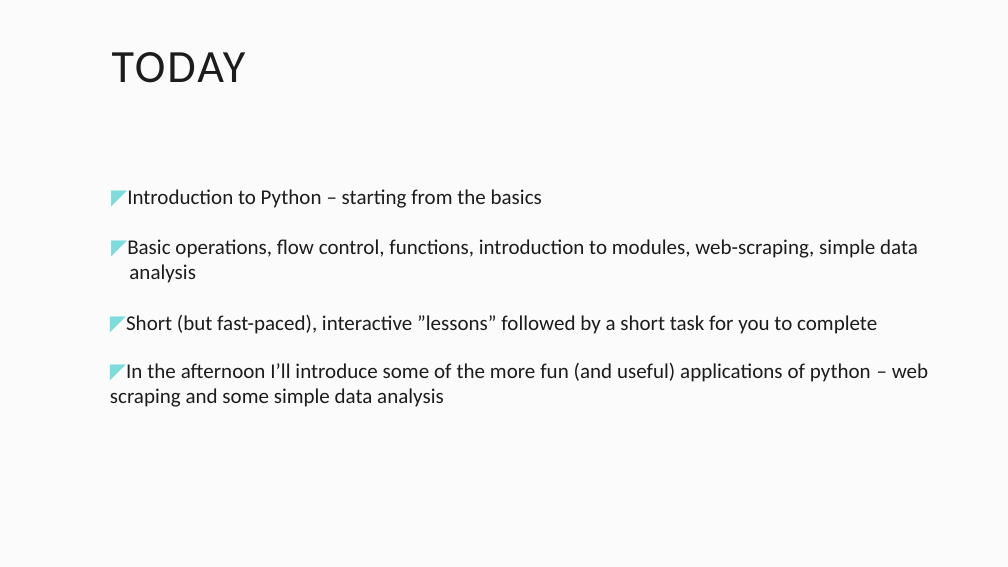
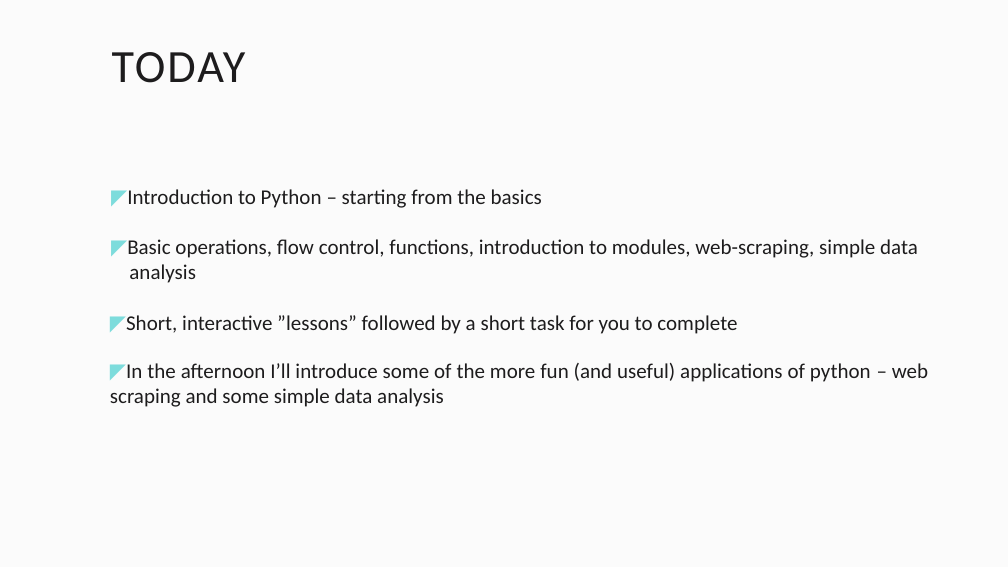
Before and after one commit to darrelrobinson/Intro-to-Python, a slide deck: slide 5 of presentation.pptx. Drawn at 1008x567 pixels with LibreOffice and Linux fonts; fonts in the diff are those of the drawing; background and template pictures are left out. Boxes give left, top, right and bottom in pixels: in the first picture for what was removed or moved away, otherwise in the second. Text is boxed around its words. In the diff, an @@ line names an element or a change of style, - is before the commit and + after.

```diff
--- a/presentation.pptx
+++ b/presentation.pptx
@@ text at <box>110,315,737,334</box>: text changed @@
-◤Short (but fast-paced), interactive ”lessons” followed by a short task for you to complete
+◤Short, interactive ”lessons” followed by a short task for you to complete
```
Also in this commit, not shown: 7 other files.
